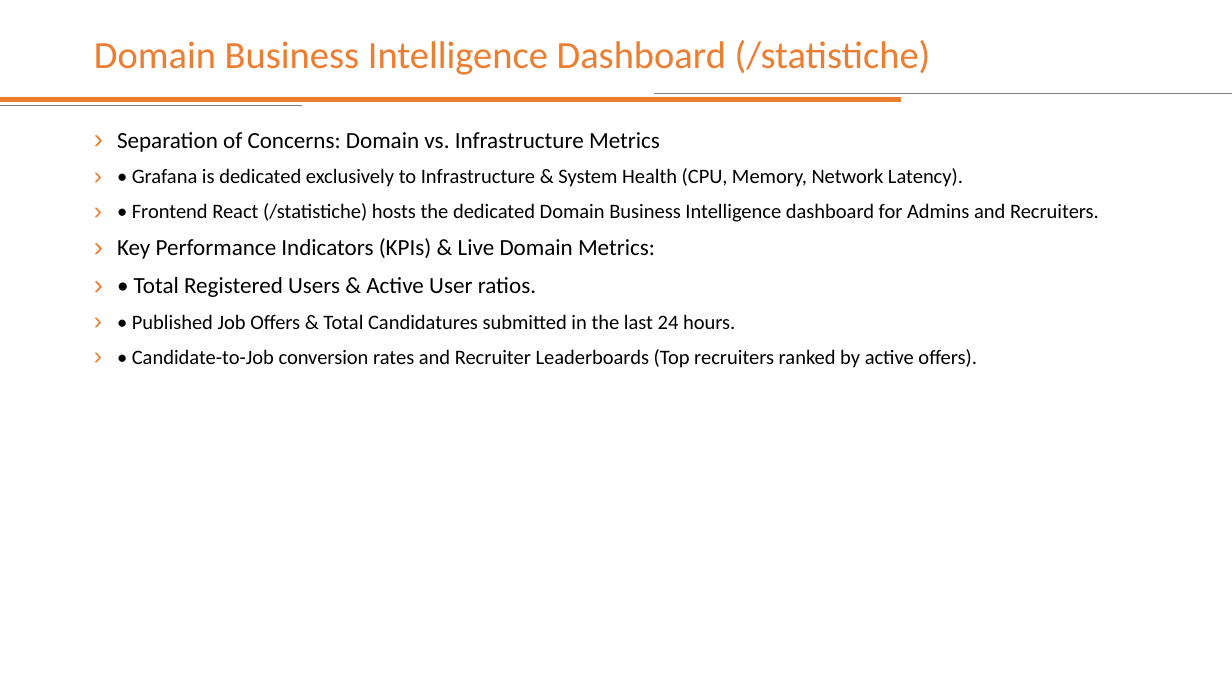
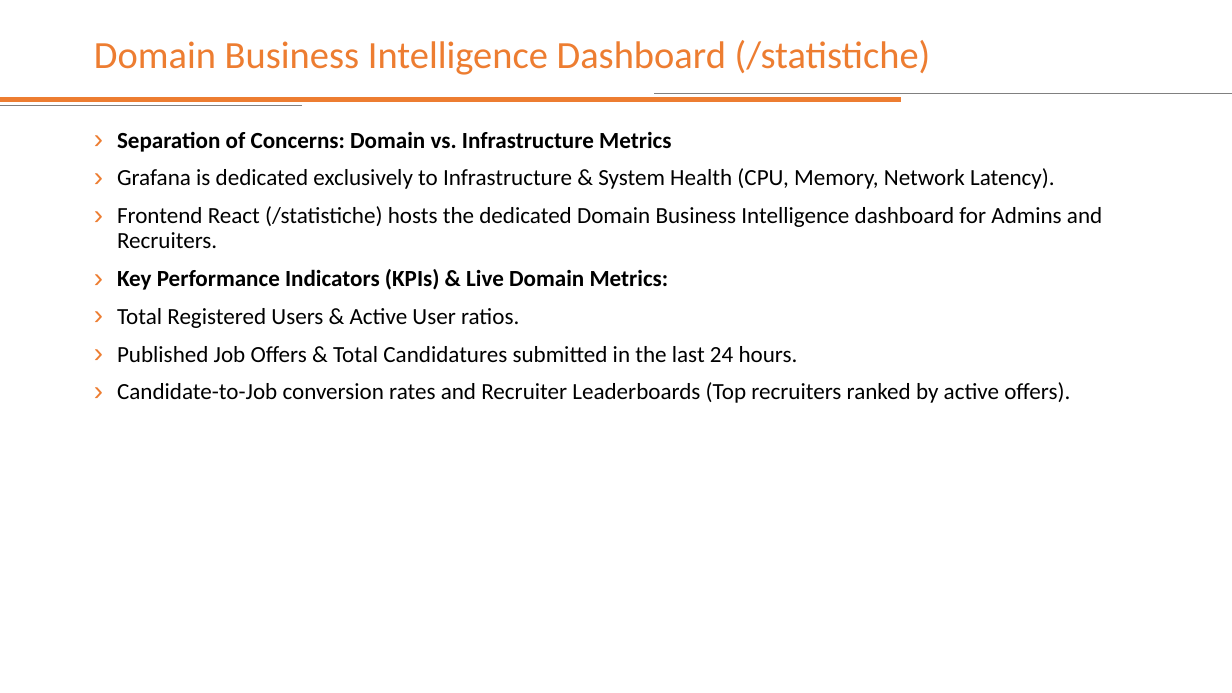
Before and after one commit to mattpat48/springboot-microservices-development, a slide deck: slide 61 of 8_3 - Developing Microservices - Complete_Edition.pptx. Drawn at 1232x693 pixels with LibreOffice and Linux fonts; fonts in the diff are those of the drawing. Boxes give left, top, right and bottom in pixels: in the first picture for what was removed or moved away, otherwise in the second. Text is boxed around its words. In the diff, an @@ line names an element or a change of style, - is before the commit and + after.

```diff
--- a/8_3 - Developing Microservices - Complete_Edition.pptx
+++ b/8_3 - Developing Microservices - Complete_Edition.pptx
@@ text at (117,132,671,290): bold on in "Separation of Concerns: Domain vs. Infrastructure Metrics", "Key Performance Indicators (KPIs) & Live Domain ..." @@
@@ text at (117,168,1102,248): text changed; size 16 to 18 pt @@
-› • Grafana is dedicated exclusively to Infrastructure & System Health (CPU, Memory, Network Latency).
-› • Frontend React (/statistiche) hosts the dedicated Domain Business Intelligence dashboard for Admins and Recruiters.
+› Grafana is dedicated exclusively to Infrastructure & System Health (CPU, Memory, Network Latency).
+› Frontend React (/statistiche) hosts the dedicated Domain Business Intelligence dashboard for Admins and Recruiters.
@@ text at (117,308,1070,403): text changed; size 16 to 18 pt @@
-› • Total Registered Users & Active User ratios.
-› • Published Job Offers & Total Candidatures submitted in the last 24 hours.
-› • Candidate-to-Job conversion rates and Recruiter Leaderboards (Top recruiters ranked by active offers).
+› Total Registered Users & Active User ratios.
+› Published Job Offers & Total Candidatures submitted in the last 24 hours.
+› Candidate-to-Job conversion rates and Recruiter Leaderboards (Top recruiters ranked by active offers).
```
Also in this commit, not shown: 12 other slides changed.
